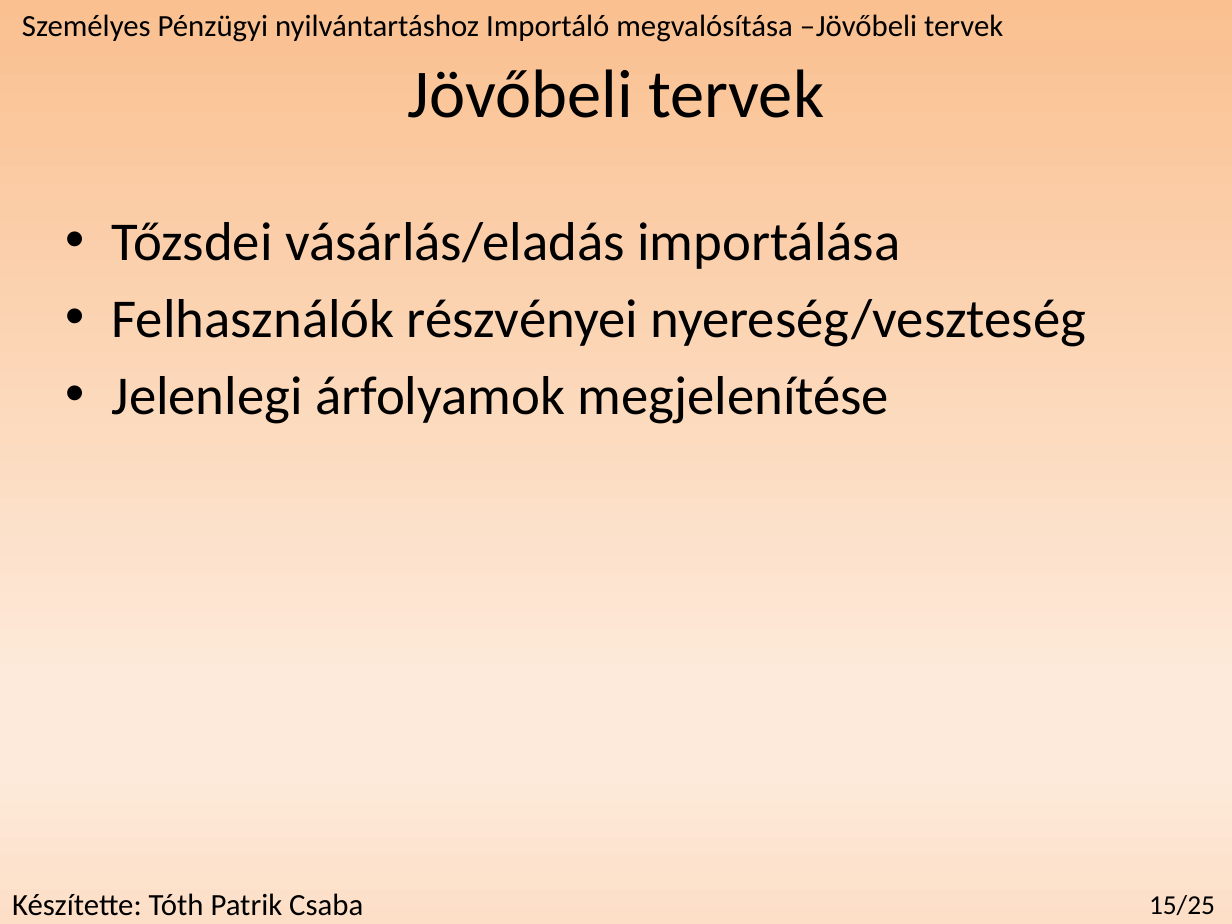
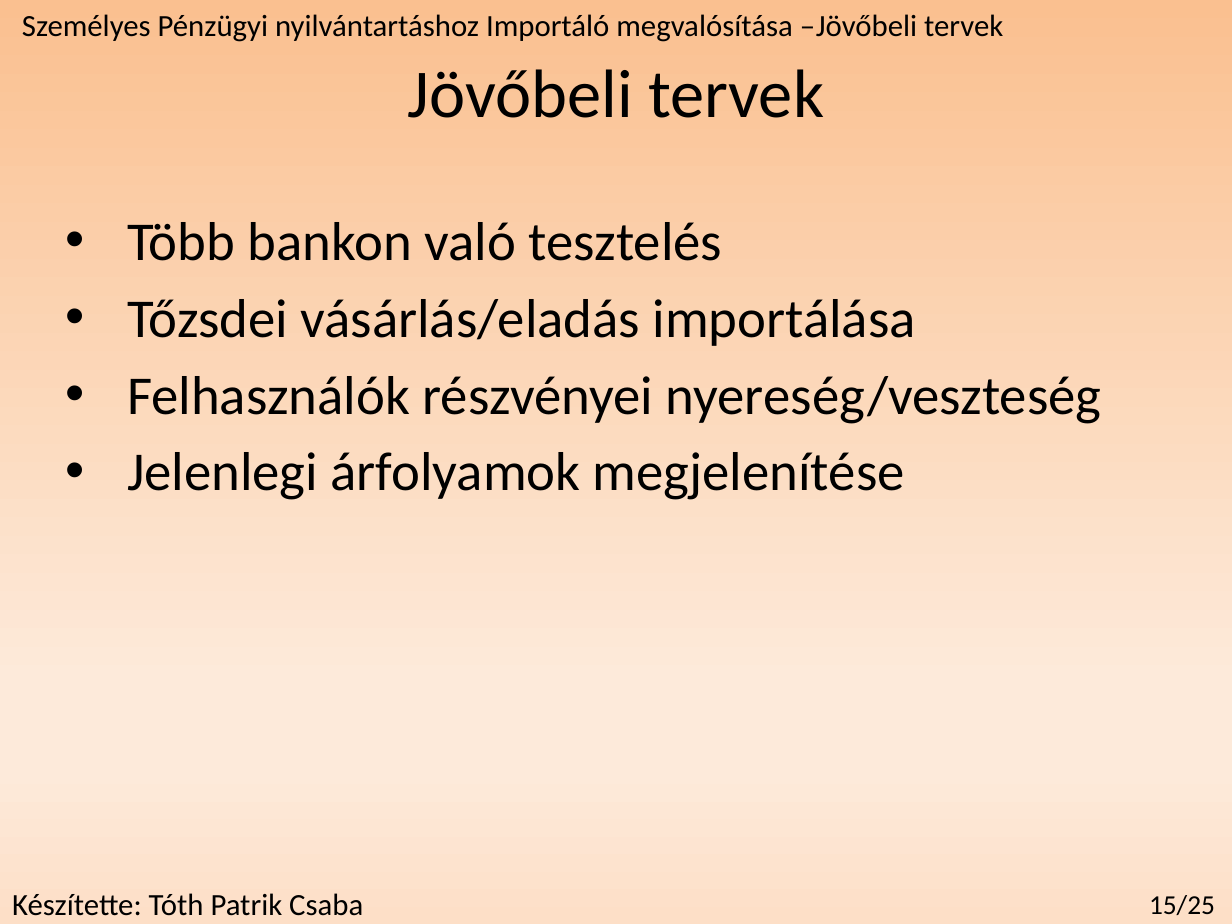
Before and after one commit to redizaar/MoneyManager, a slide deck: slide 15 of féléveselőadás_szakdoga.pptx. Drawn at 1232x924 pixels with LibreOffice and Linux fonts; fonts in the diff are those of the drawing. Boxes give left, top, right and bottom in pixels: in the first picture for what was removed or moved away, otherwise in the second. Text is boxed around its words. In the diff, an @@ line names an element or a change of style, - is before the commit and + after.

```diff
--- a/féléveselőadás_szakdoga.pptx
+++ b/féléveselőadás_szakdoga.pptx
@@ text at <box>127,222,722,261</box>: paragraph added @@
+• Több bankon való tesztelés
@@ text at <box>127,299,1102,500</box>: indent changed @@
```
Also in this commit, not shown: 3 other slides changed.
